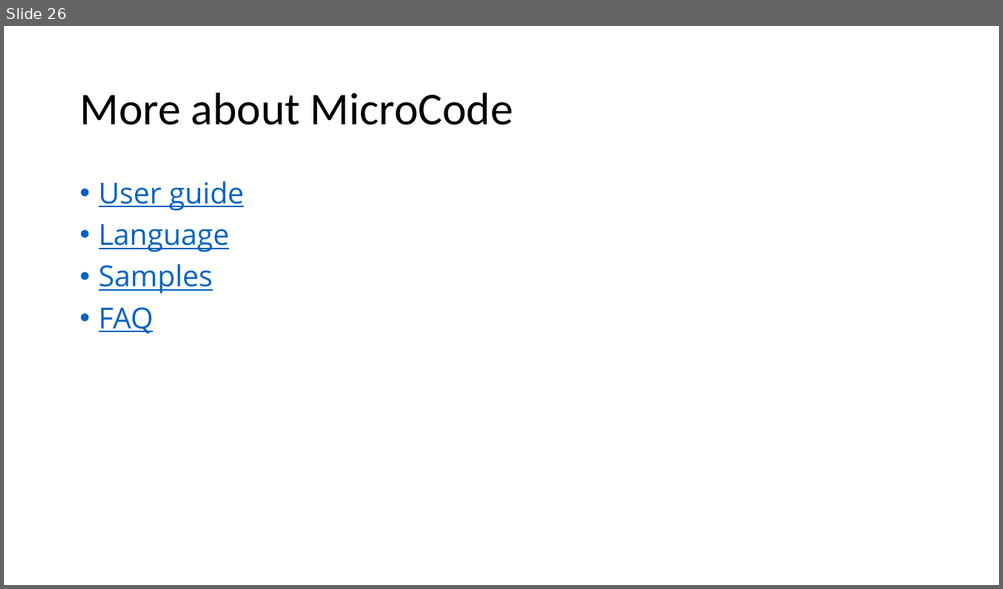
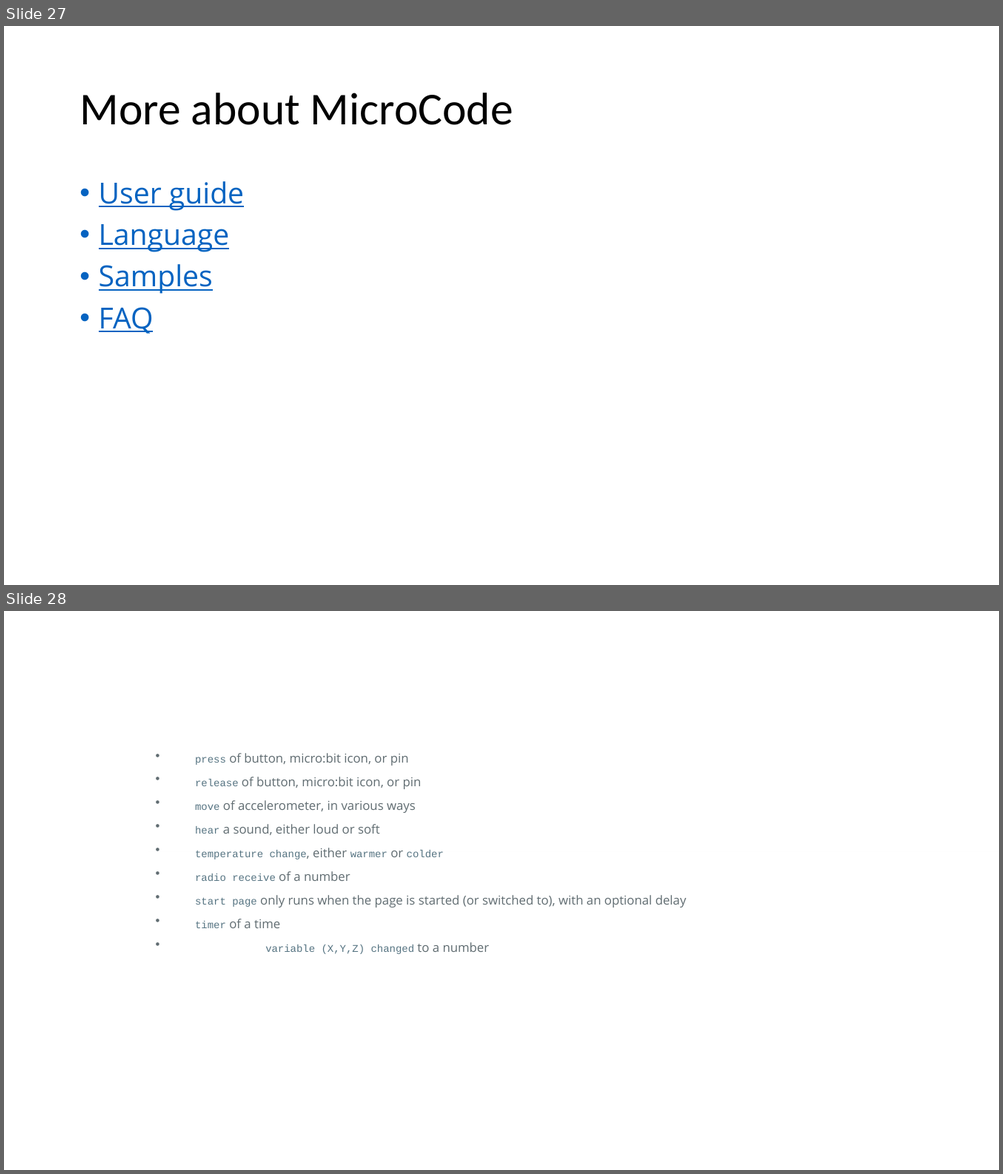
Before and after one commit to microsoft/microcode, a slide deck: docs/ppt/MicroCode101.pptx. Shown one above the other, each under a label of ours: slide 26 before the commit, slides 27 and 28 after it. The pictures are 1003x589 and 1003x1174 pixels, drawn with LibreOffice and Linux fonts; fonts in the diff are those of the drawing. Boxes give left, top, right and bottom in pixels: in the first picture for what was removed or moved away, otherwise in the second. Text is boxed around its words. In the diff, an @@ line names an element or a change of style, - is before the commit and + after.

```diff
--- a/docs/ppt/MicroCode101.pptx
+++ b/docs/ppt/MicroCode101.pptx
@@ slide 28 added at (x1=4, y1=611, x2=999, y2=1170), background #FFFFFF @@
@@ text added at (x1=195, y1=753, x2=686, y2=954), 12 pt, text #606C71 @@
+• press of button, micro:bit icon, or pin
+• release of button, micro:bit icon, or pin
+• move of accelerometer, in various ways
+• hear a sound, either loud or soft
+• temperature change, either warmer or colder
+• radio receive of a number
+• start page only runs when the page is started (or switched to), with an optional delay
+• timer of a time
+• variable (X,Y,Z) changed to a number
@@ what was slide 26 is now slide 27 @@
```
Also in this commit, not shown: 2 slides changed, 3 other slides added, 5 other files.
